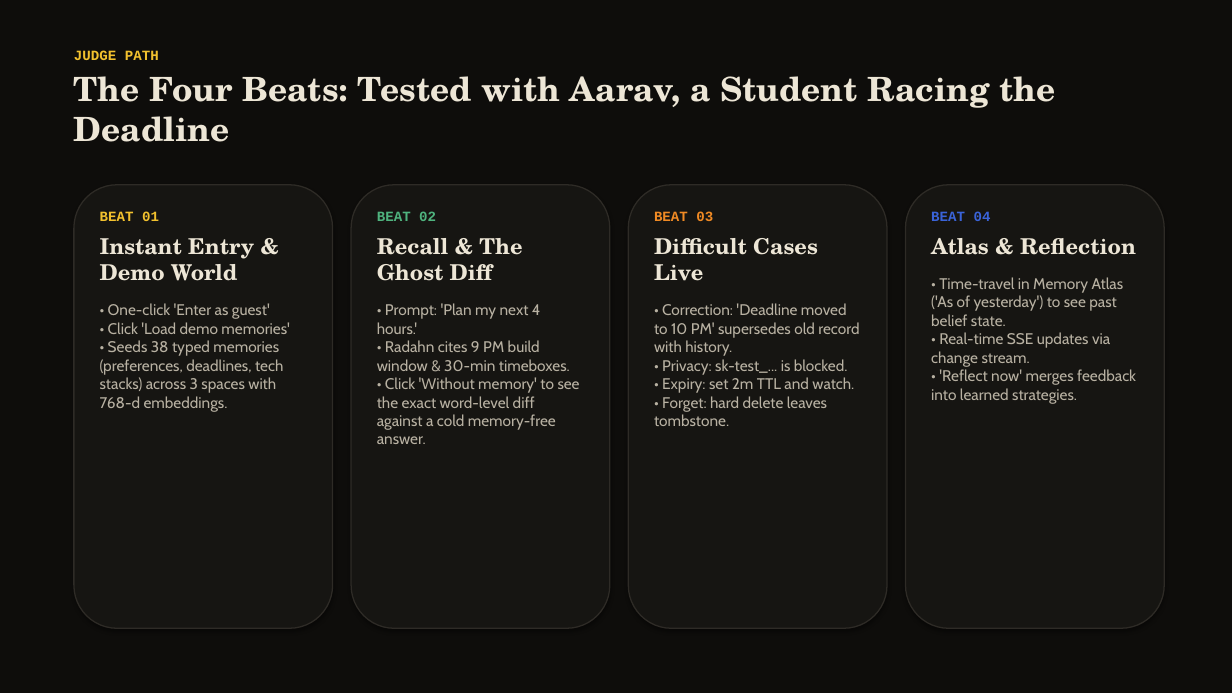
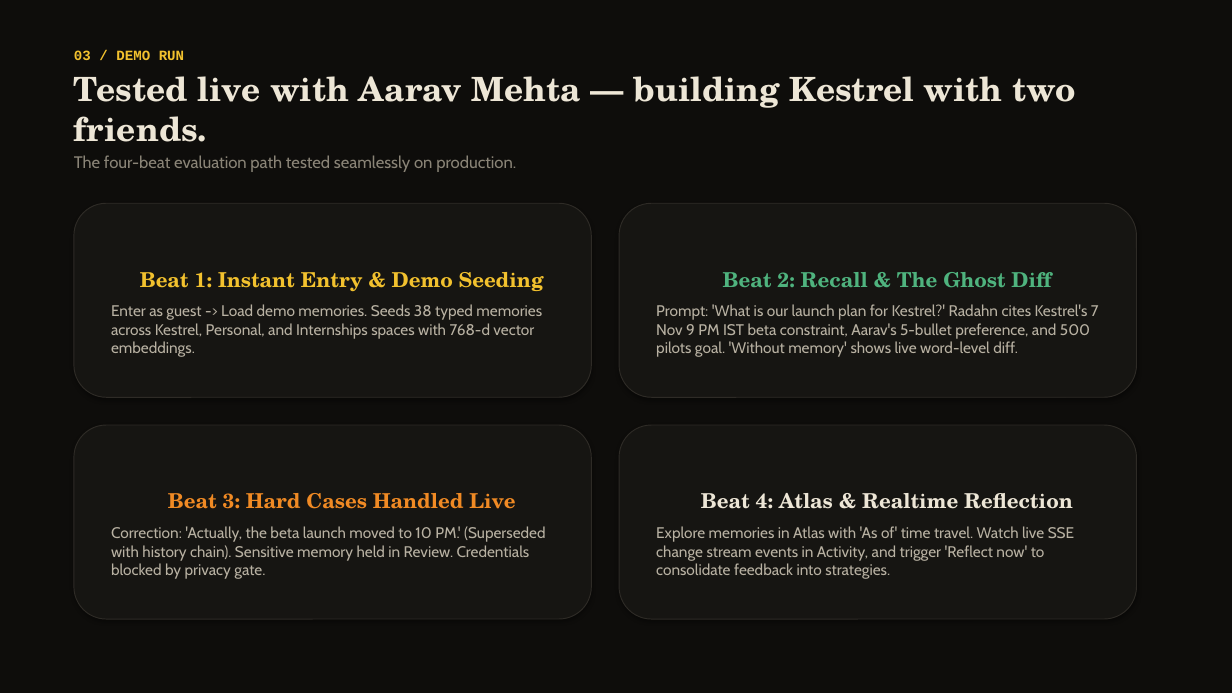
Before and after one commit to vaibhavcodesx/radahn, a slide deck: slide 4 of docs/deck/radahn.pptx. Drawn at 1232x693 pixels with LibreOffice and Linux fonts; fonts in the diff are those of the drawing. Boxes give left, top, right and bottom in pixels: in the first picture for what was removed or moved away, otherwise in the second. Text is boxed around its words. In the diff, an @@ line names an element or a change of style, - is before the commit and + after.

Commit message:
feat(media): refresh screenshots, og.png, judge-path.gif, deck and demo-script for Kestrel persona with G7 review fixes

```diff
--- a/docs/deck/radahn.pptx
+++ b/docs/deck/radahn.pptx
@@ text at [74,50,1075,172]: text changed @@
-JUDGE PATH
-The Four Beats: Tested with Aarav, a Student Racing the Deadline
+03 / DEMO RUN
+Tested live with Aarav Mehta — building Kestrel with two friends.
+The four-beat evaluation path tested seamlessly on production.
@@ rounded rectangle "Beat 1: Instant Entry & ...": place and size @@
-rounded rectangle "Beat 1: Instant Entry & ..." at [74,185,333,628]
+rounded rectangle "Beat 1: Instant Entry & ..." at [74,203,592,397]
@@ rounded rectangle "Beat 1: Instant Entry & ..." at [74,203,592,397]: outline #2E2B26 1 pt to #2E2B26 0.75 pt @@
@@ rounded rectangle added at [619,203,1137,397], fill #161512, outline #2E2B26 0.75 pt, 12 pt, text #B8B1A2 @@
+Beat 2: Recall & The Ghost Diff
+Prompt: 'What is our launch plan for Kestrel?' Radahn cites Kestrel's 7 Nov 9 PM IST beta constraint, Aarav's 5-bullet preference, and 500 pilots goal. 'Without memory' shows live word-level diff.
@@ rounded rectangle removed at [628,185,887,628] @@
@@ rounded rectangle removed at [906,185,1165,628] @@
@@ text removed at [100,211,290,412] @@
-BEAT 01
-Instant Entry & Demo World
-• One-click 'Enter as guest'
-• Click 'Load demo memories'
-• Seeds 38 typed memories (preferences, deadlines, tech stacks) across 3 spaces with 768-d embeddings.
@@ text removed at [377,211,580,444] @@
-BEAT 02
-Recall & The Ghost Diff
-• Prompt: 'Plan my next 4 hours.'
-• Radahn cites 9 PM build window & 30-min timeboxes.
-• Click 'Without memory' to see the exact word-level diff against a cold memory-free answer.
@@ text removed at [654,211,859,426] @@
-BEAT 03
-Difficult Cases Live
-• Correction: 'Deadline moved to 10 PM' supersedes old record with history.
-• Privacy: sk-test_... is blocked.
-• Expiry: set 2m TTL and watch.
-• Forget: hard delete leaves tombstone.
@@ text removed at [931,211,1136,404] @@
-BEAT 04
-Atlas & Reflection
-• Time-travel in Memory Atlas ('As of yesterday') to see past belief state.
-• Real-time SSE updates via change stream.
-• 'Reflect now' merges feedback into learned strategies.
@@ text in rounded rectangle at [111,272,544,357]: text added @@
+Beat 1: Instant Entry & Demo Seeding
+Enter as guest -> Load demo memories. Seeds 38 typed memories across Kestrel, Personal, and Internships spaces with 768-d vector embeddings.
@@ rounded rectangle "Beat 3: Hard Cases Handled ..." at [74,425,592,619]: outline #2E2B26 1 pt to #2E2B26 0.75 pt @@
@@ rounded rectangle "Beat 3: Hard Cases Handled ...": place and size @@
-rounded rectangle "Beat 3: Hard Cases Handled ..." at [351,185,610,628]
+rounded rectangle "Beat 3: Hard Cases Handled ..." at [74,425,592,619]
@@ rounded rectangle added at [619,425,1137,619], fill #161512, outline #2E2B26 0.75 pt, 12 pt, text #B8B1A2 @@
+Beat 4: Atlas & Realtime Reflection
+Explore memories in Atlas with 'As of' time travel. Watch live SSE change stream events in Activity, and trigger 'Reflect now' to consolidate feedback into strategies.
@@ text in rounded rectangle at [111,493,545,579]: text added @@
+Beat 3: Hard Cases Handled Live
+Correction: 'Actually, the beta launch moved to 10 PM.' (Superseded with history chain). Sensitive memory held in Review. Credentials blocked by privacy gate.
```
Also in this commit, not shown: 9 other slides changed, 2 slides added, 2 slides removed, 13 other files.
